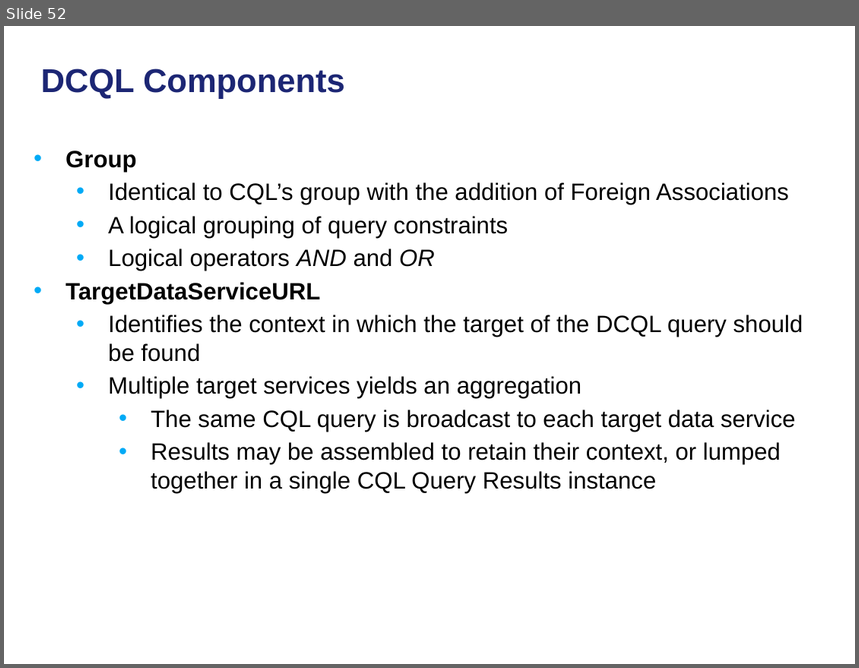
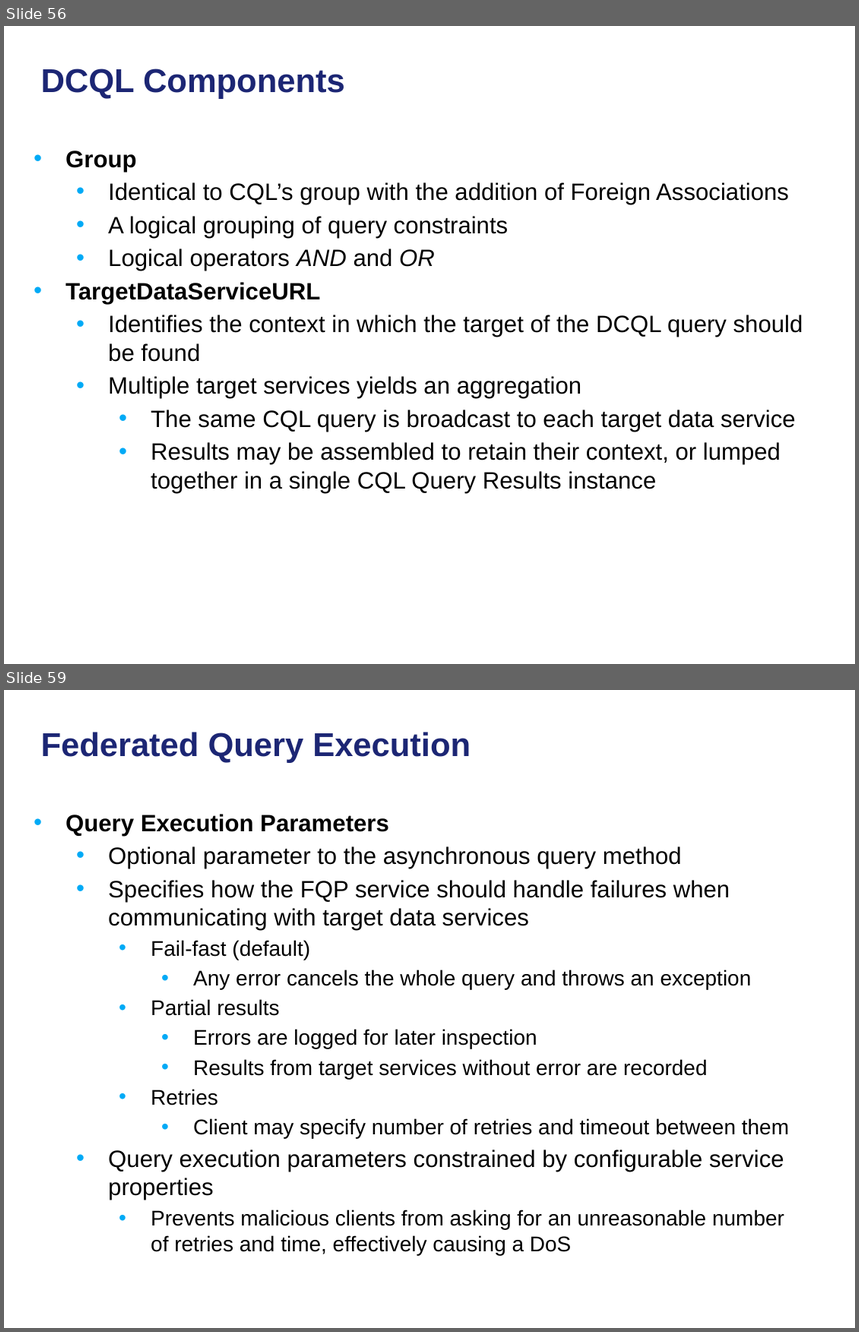
Before and after one commit to NCIP/cagrid-docs, a slide deck: presentations/200906_Novartis/caGrid Data Services.pptx. Shown one above the other, each under a label of ours: slide 52 before the commit, slides 56 and 59 after it; the slides between them are not shown. The pictures are 859x668 and 859x1332 pixels, drawn with LibreOffice and Linux fonts; fonts in the diff are those of the drawing; background and template pictures are left out. Boxes give left, top, right and bottom in pixels: in the first picture for what was removed or moved away, otherwise in the second. Text is boxed around its words. In the diff, an @@ line names an element or a change of style, - is before the commit and + after.

```diff
--- a/presentations/200906_Novartis/caGrid Data Services.pptx
+++ b/presentations/200906_Novartis/caGrid Data Services.pptx
@@ slide 59 added at (4,690,855,1328), background picture (left out) @@
@@ title added at (41,732,471,763), 28 pt, text #1C2674, bold @@
+Federated Query Execution
@@ text added at (66,814,789,1255), 18 pt, text #000000 @@
+• Query Execution Parameters
+  • Optional parameter to the asynchronous query method
+  • Specifies how the FQP service should handle failures when communicating with target data services
+    • Fail-fast (default)
+      • Any error cancels the whole query and throws an exception
+    • Partial results
+      • Errors are logged for later inspection
+      • Results from target services without error are recorded
+    • Retries
+      • Client may specify number of retries and timeout between them
+  • Query execution parameters constrained by configurable service properties
+    • Prevents malicious clients from asking for an unreasonable number of retries and time, effectively causing a DoS
@@ what was slide 52 is now slide 56 @@
```
Also in this commit, not shown: 7 other slides added, 1 slide removed.
